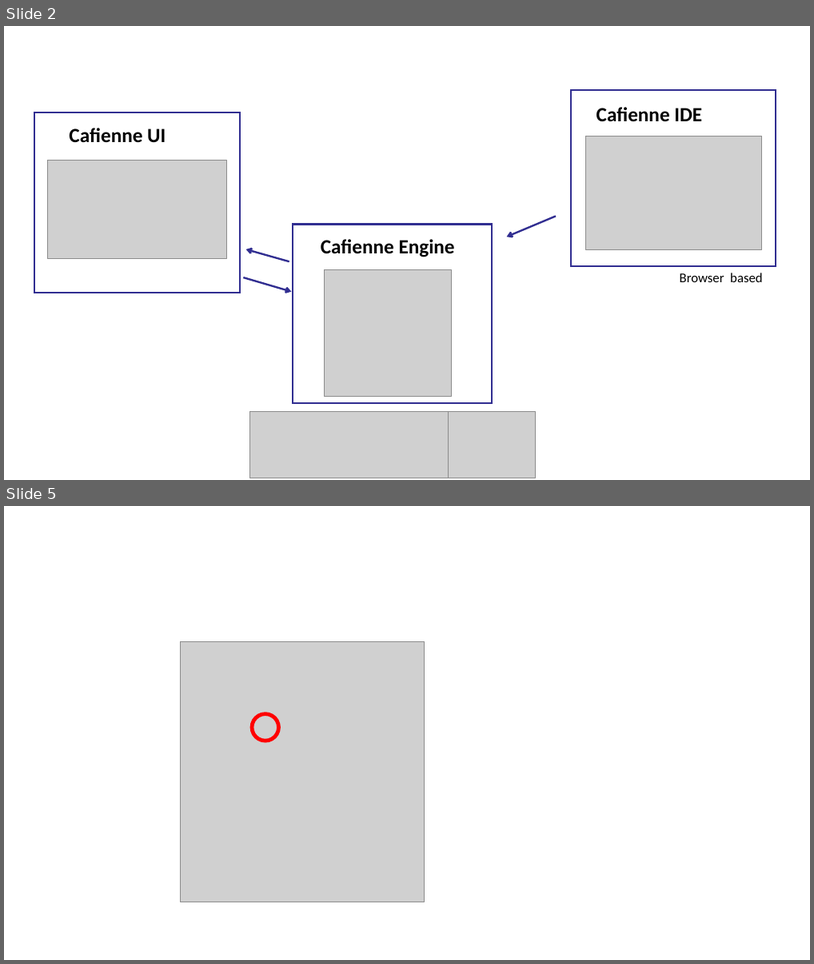
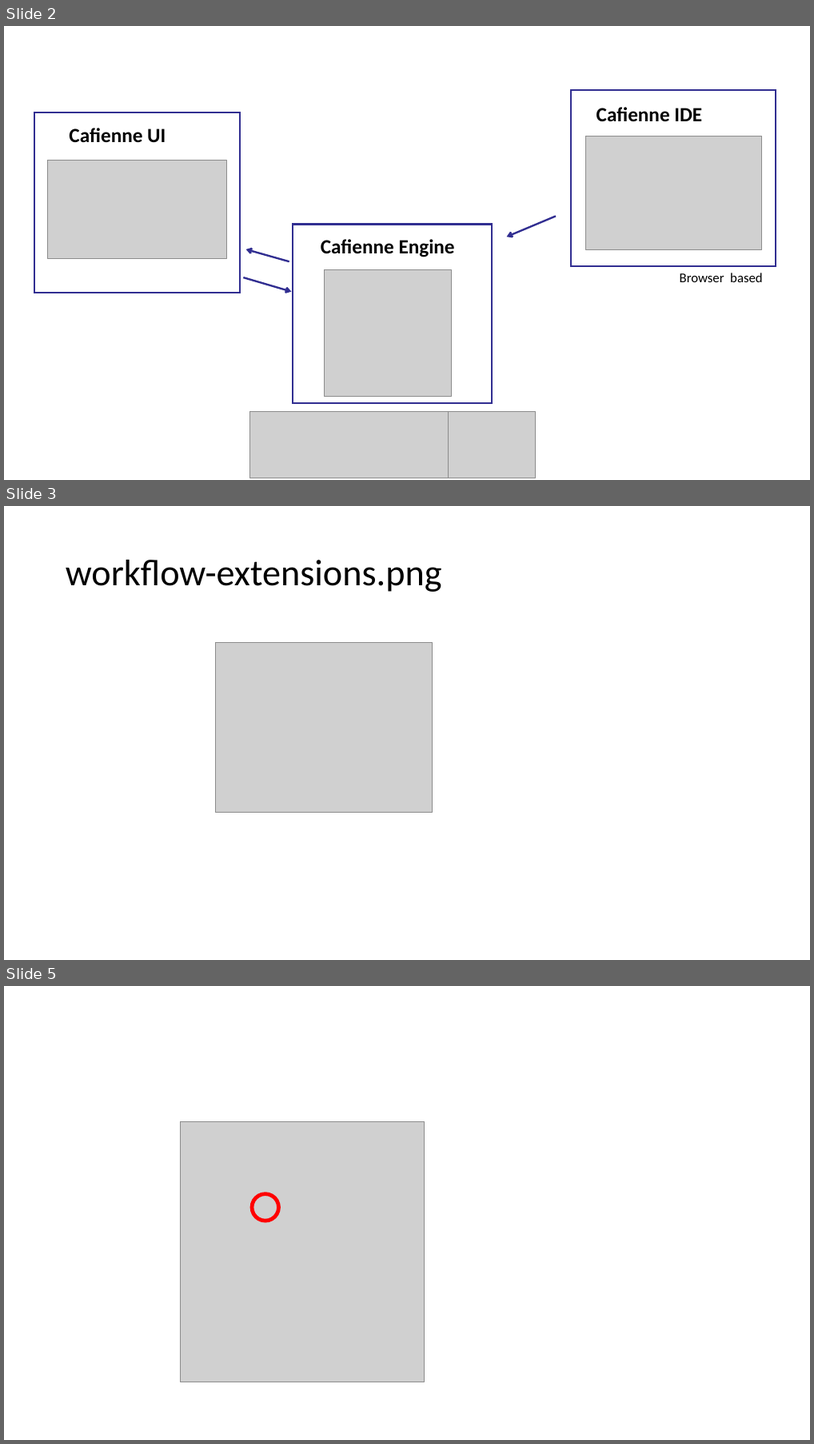
Before and after one commit to casefabric/guide, a slide deck: custom-picture-sources/various pictures.pptx. Shown one above the other, each under a label of ours: slides 2 and 5 before the commit, slides 2, 3 and 5 after it; the slides between them are not shown. The pictures are 814x964 and 814x1444 pixels, drawn with LibreOffice and Linux fonts; fonts in the diff are those of the drawing; grey boxes stand for pictures. Boxes give left, top, right and bottom in pixels: in the first picture for what was removed or moved away, otherwise in the second. Text is boxed around its words. In the diff, an @@ line names an element or a change of style, - is before the commit and + after.

```diff
--- a/custom-picture-sources/various pictures.pptx
+++ b/custom-picture-sources/various pictures.pptx
@@ slide 3 added at (4,506,810,960), background #FFFFFF @@
@@ title added at (66,560,442,592), 44 pt, text #000000 @@
+workflow-extensions.png
@@ picture added at (216,642,432,812) @@
```
Also in this commit, not shown: 9 other slides added, 2 slides removed, 7 other files.
